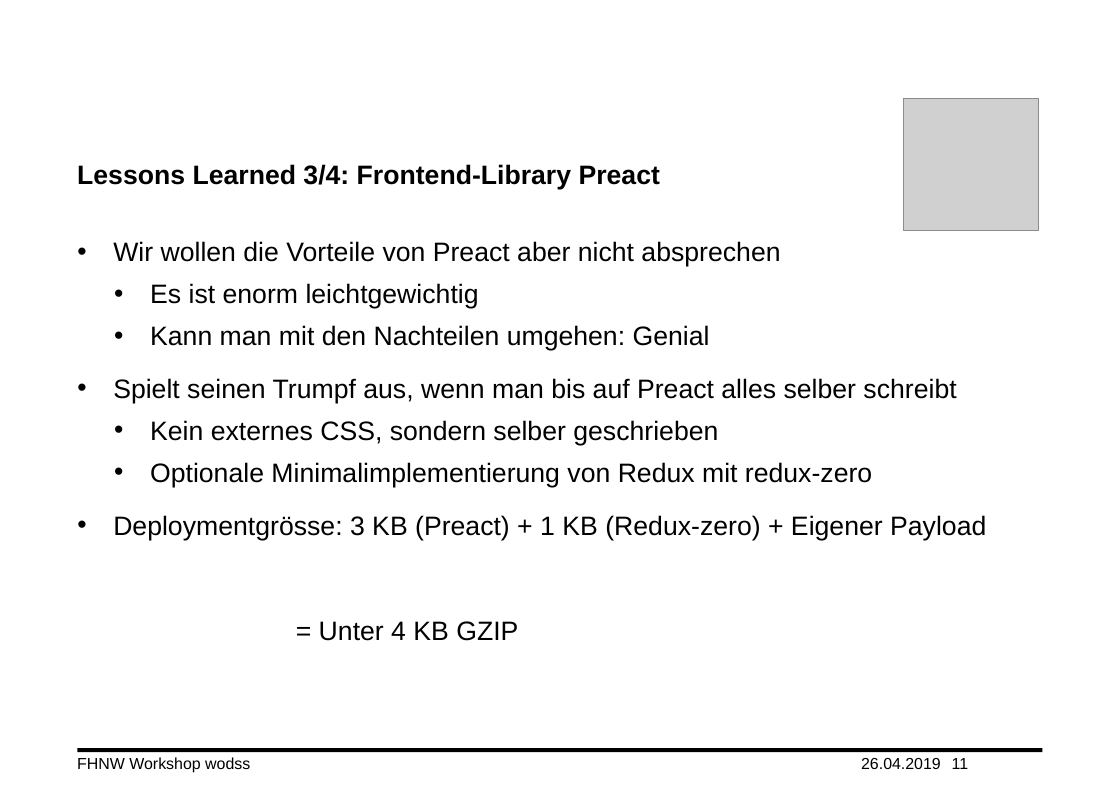
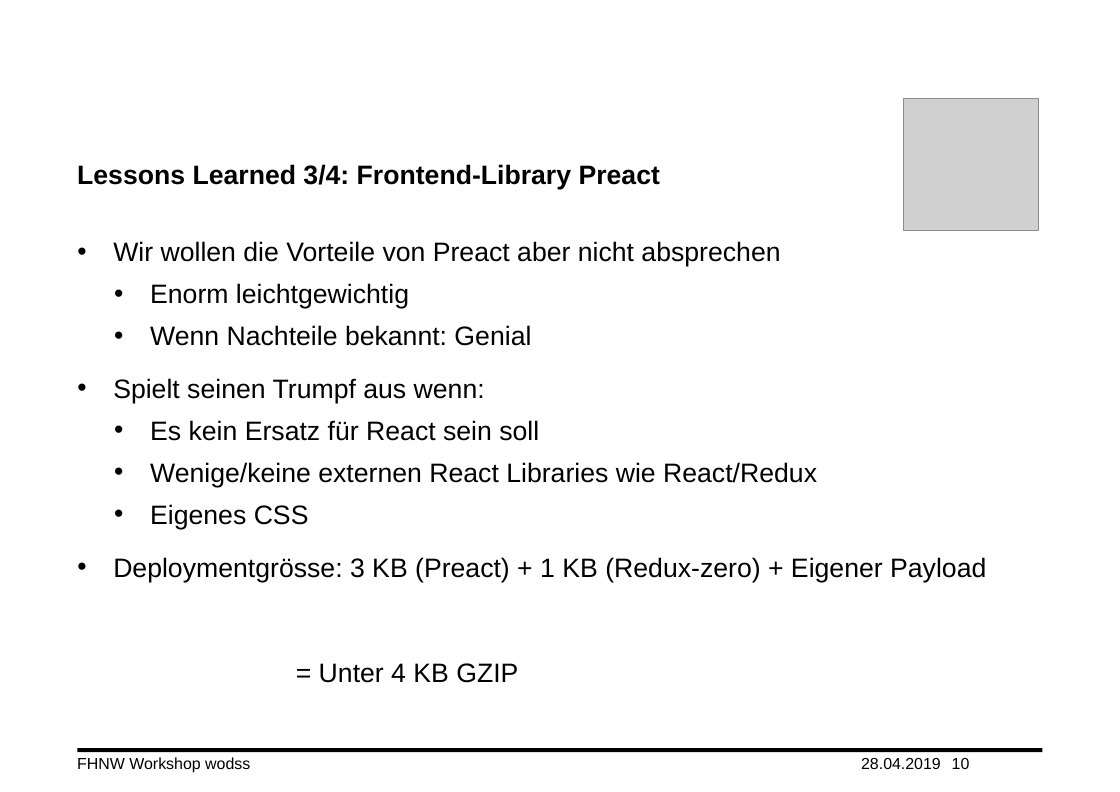
Before and after one commit to swaechter/fhnw-wodss, a slide deck: slide 10 of doc/Praesentation.pptx (slide 11 before the commit). Drawn at 1120x792 pixels with LibreOffice and Linux fonts; fonts in the diff are those of the drawing; grey boxes stand for pictures; background and template pictures are left out. Boxes give left, top, right and bottom in pixels: in the first picture for what was removed or moved away, otherwise in the second. Text is boxed around its words. In the diff, an @@ line names an element or a change of style, - is before the commit and + after.

```diff
--- a/doc/Praesentation.pptx
+++ b/doc/Praesentation.pptx
@@ text at box(113, 283, 817, 529): text changed @@
-  • Es ist enorm leichtgewichtig
-  • Kann man mit den Nachteilen umgehen: Genial
-• Spielt seinen Trumpf aus, wenn man bis auf Preact alles selber schreibt
-  • Kein externes CSS, sondern selber geschrieben
-  • Optionale Minimalimplementierung von Redux mit redux-zero
+  • Enorm leichtgewichtig
+  • Wenn Nachteile bekannt: Genial
+• Spielt seinen Trumpf aus wenn:
+  • Es kein Ersatz für React sein soll
+  • Wenige/keine externen React Libraries wie React/Redux
+  • Eigenes CSS
@@ page number at box(952, 758, 970, 769): text changed @@
-11
+10
```
Also in this commit, not shown: 11 other slides changed, 1 slide removed, 2 other files.
